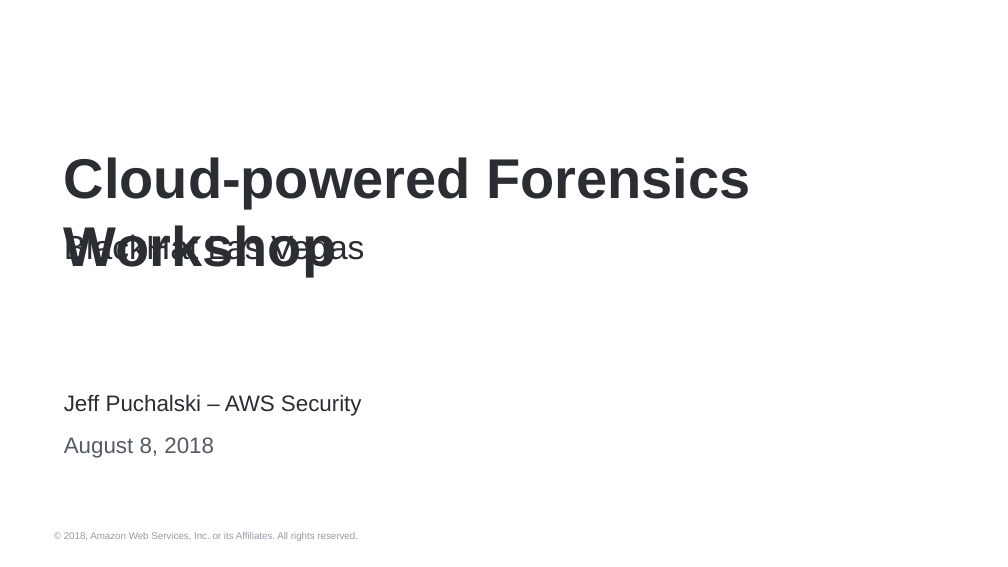
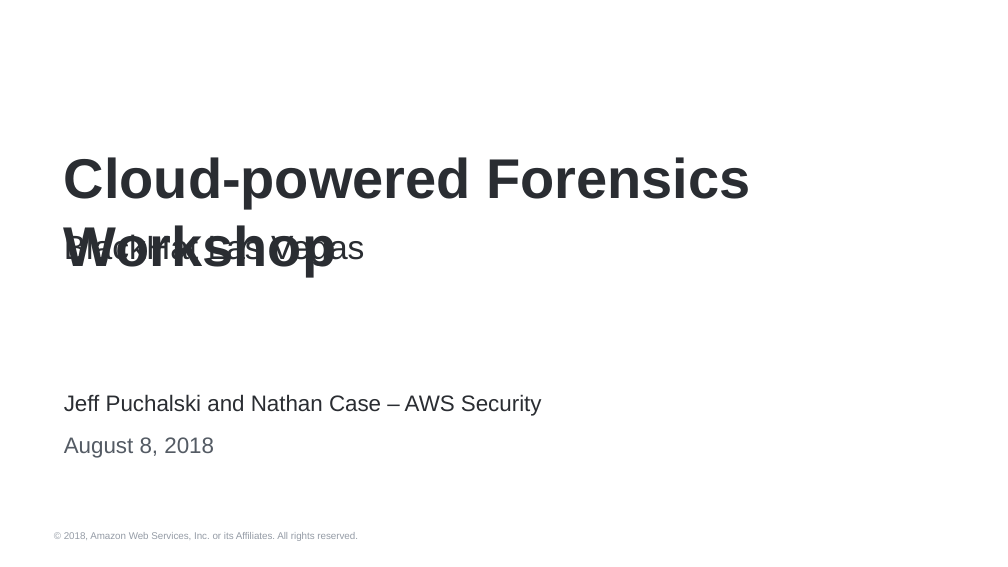
Before and after one commit to robnolen/aws-security-workshops, a slide deck: slide 3 of forensics-wksp/presentations/forensics-wksp-presentation.pptx. Drawn at 1008x567 pixels with LibreOffice and Linux fonts; fonts in the diff are those of the drawing; background and template pictures are left out. Boxes give left, top, right and bottom in pixels: in the first picture for what was removed or moved away, otherwise in the second. Text is boxed around its words. In the diff, an @@ line names an element or a change of style, - is before the commit and + after.

```diff
--- a/forensics-wksp/presentations/forensics-wksp-presentation.pptx
+++ b/forensics-wksp/presentations/forensics-wksp-presentation.pptx
@@ text at [64, 394, 542, 416]: text changed @@
-Jeff Puchalski – AWS Security
+Jeff Puchalski and Nathan Case – AWS Security
```
Also in this commit, not shown: 4 other files.
